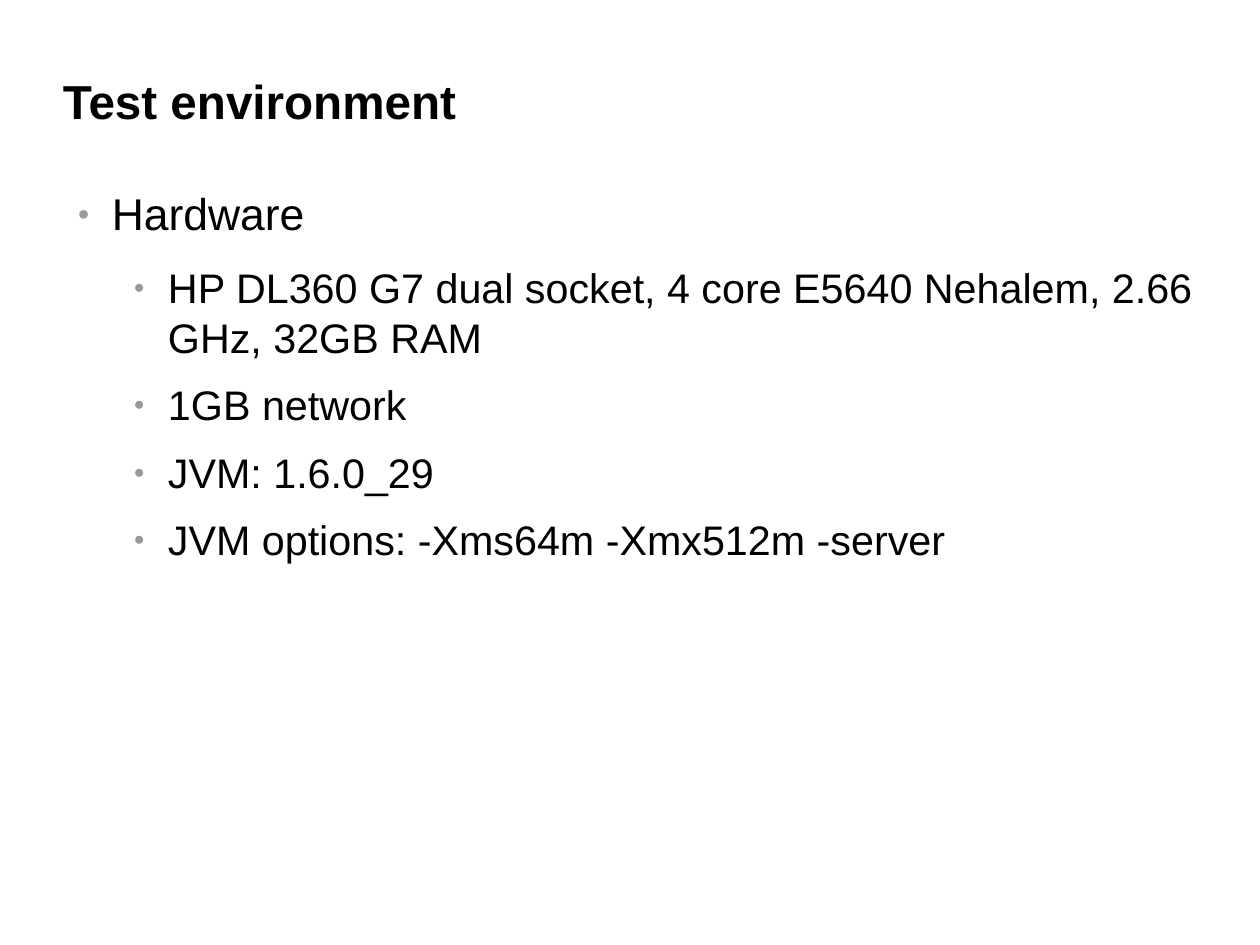
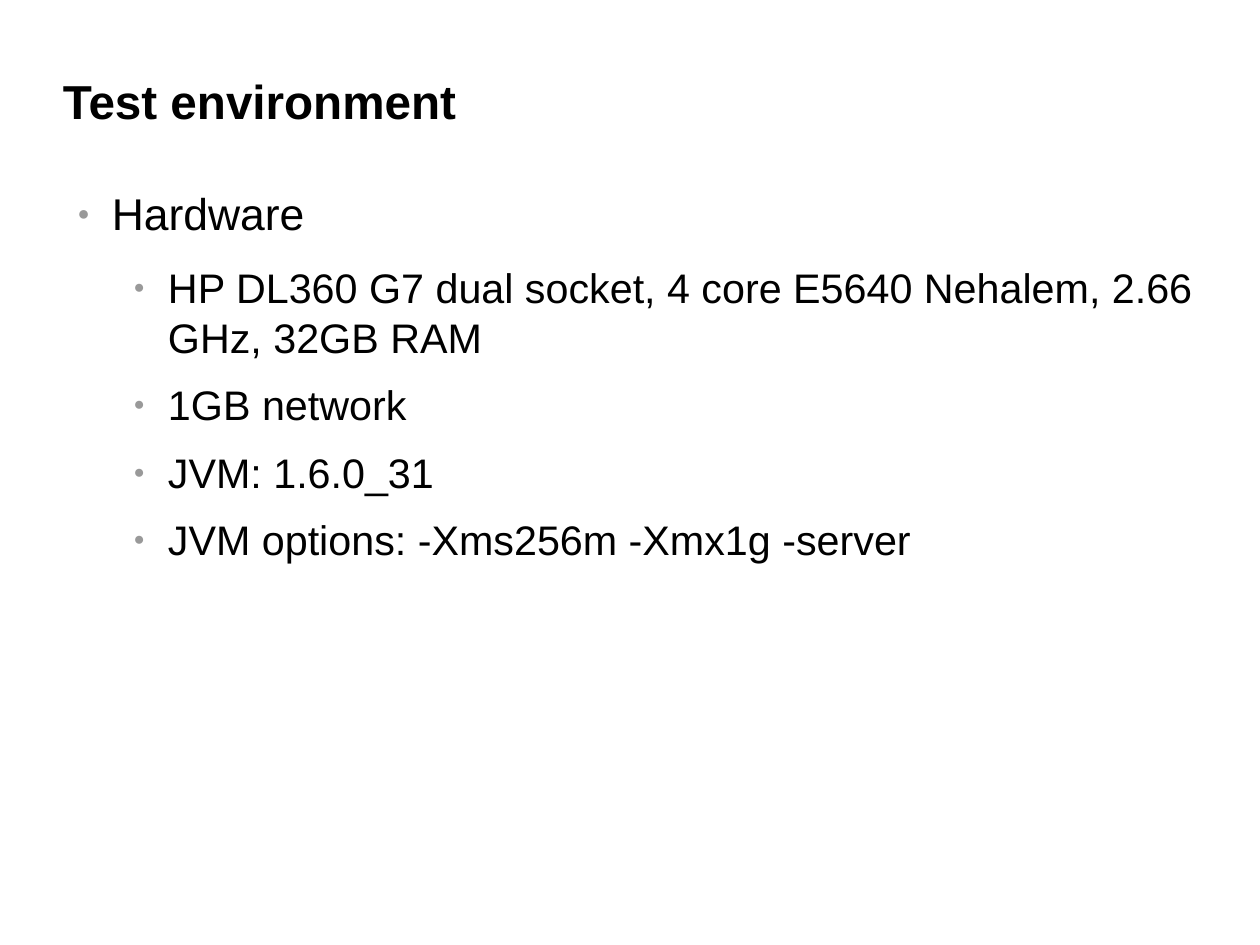
Before and after one commit to belaban/SessionPerf, a slide deck: slide 19 of docs/jbw2012.odp. Drawn at 1260x945 pixels with LibreOffice and Linux fonts; fonts in the diff are those of the drawing; background and template pictures are left out. Boxes give left, top, right and bottom in pixels: in the first picture for what was removed or moved away, otherwise in the second. Text is boxed around its words. In the diff, an @@ line names an element or a change of style, - is before the commit and + after.

```diff
--- a/docs/jbw2012.odp
+++ b/docs/jbw2012.odp
@@ text at (x1=168, y1=459, x2=910, y2=563): text changed @@
-  ● JVM: 1.6.0_29
-  ● JVM options: -Xms64m -Xmx512m -server
+  ● JVM: 1.6.0_31
+  ● JVM options: -Xms256m -Xmx1g -server
```
Also in this commit, not shown: 5 other files.
